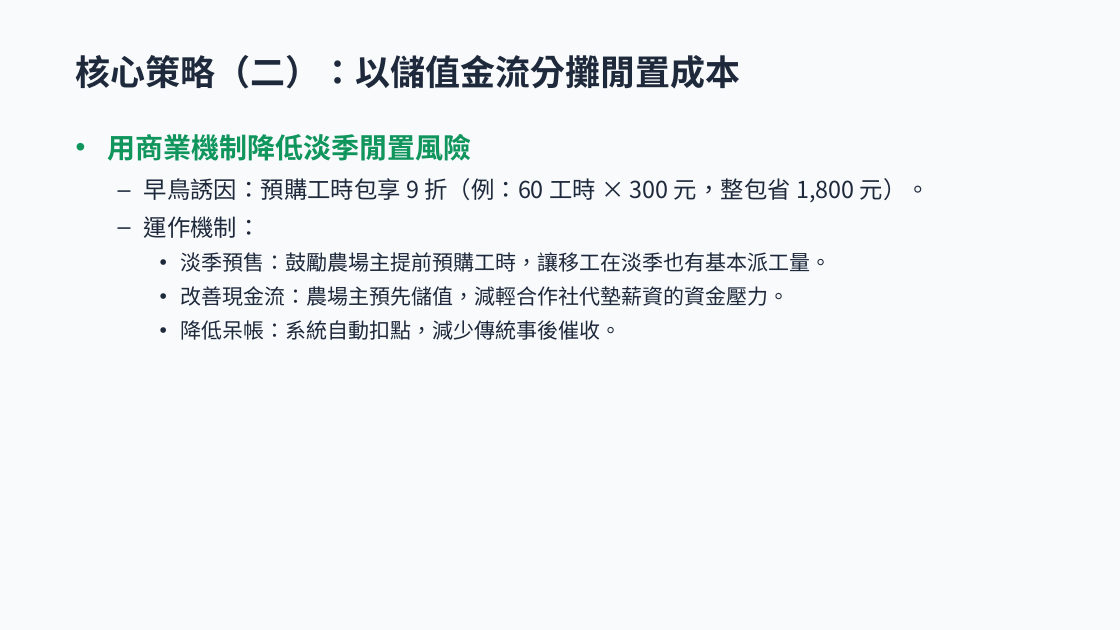
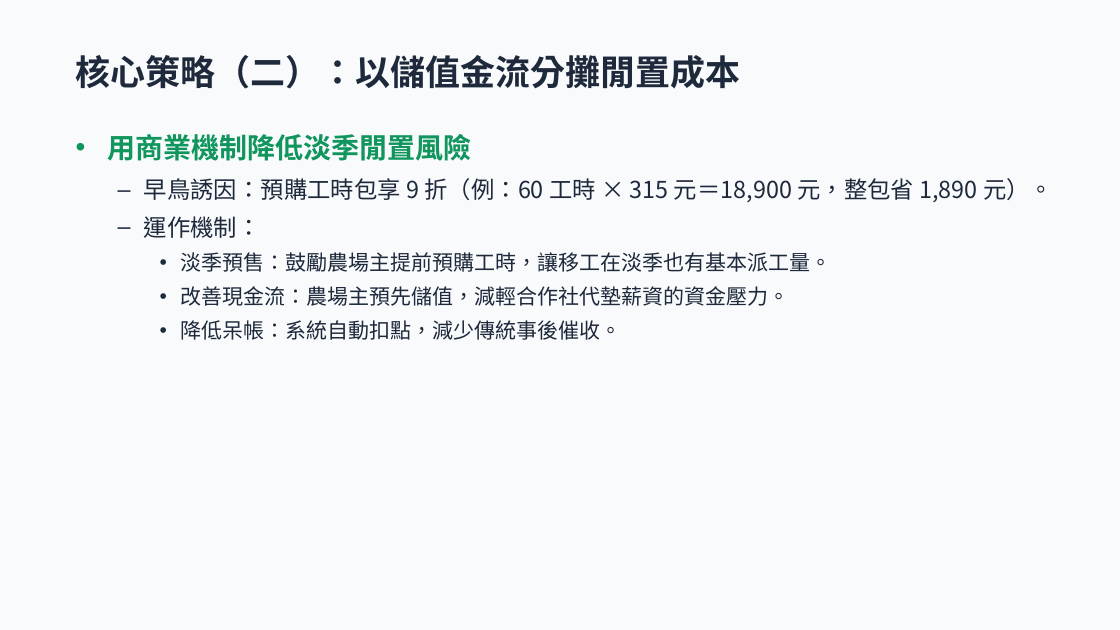
Before and after one commit to xx8888x/agridispatch, a slide deck: slide 7 of 06_簡報與路演Pitch/agricultural_labor_dispatch_pitch.pptx. Drawn at 1120x630 pixels with LibreOffice and Linux fonts; fonts in the diff are those of the drawing. Boxes give left, top, right and bottom in pixels: in the first picture for what was removed or moved away, otherwise in the second. Text is boxed around its words. In the diff, an @@ line names an element or a change of style, - is before the commit and + after.

```diff
--- a/06_簡報與路演Pitch/agricultural_labor_dispatch_pitch.pptx
+++ b/06_簡報與路演Pitch/agricultural_labor_dispatch_pitch.pptx
@@ text at (144, 178, 1053, 202): text changed @@
-  – 早鳥誘因：預購工時包享 9 折（例：60 工時 × 300 元，整包省 1,800 元）。
+  – 早鳥誘因：預購工時包享 9 折（例：60 工時 × 315 元＝18,900 元，整包省 1,890 元）。
```
Also in this commit, not shown: 3 other slides changed, 1 other file.
